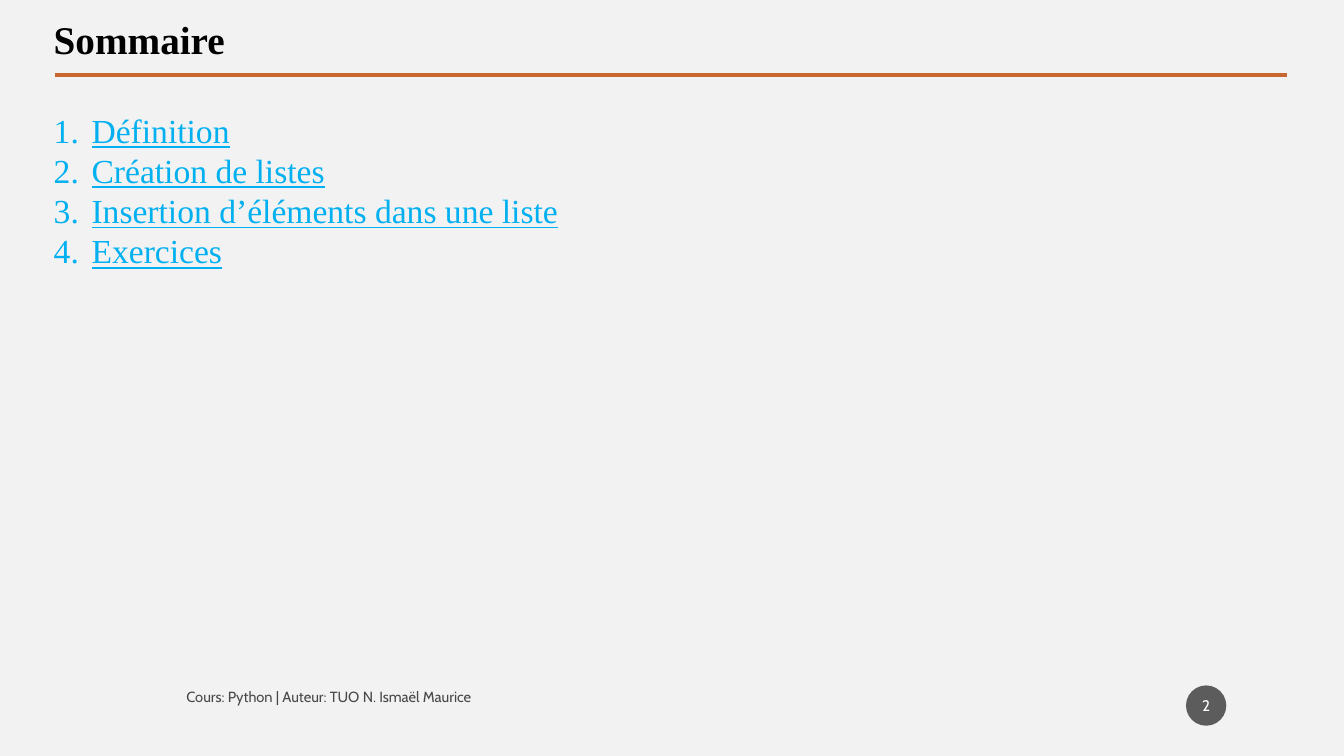
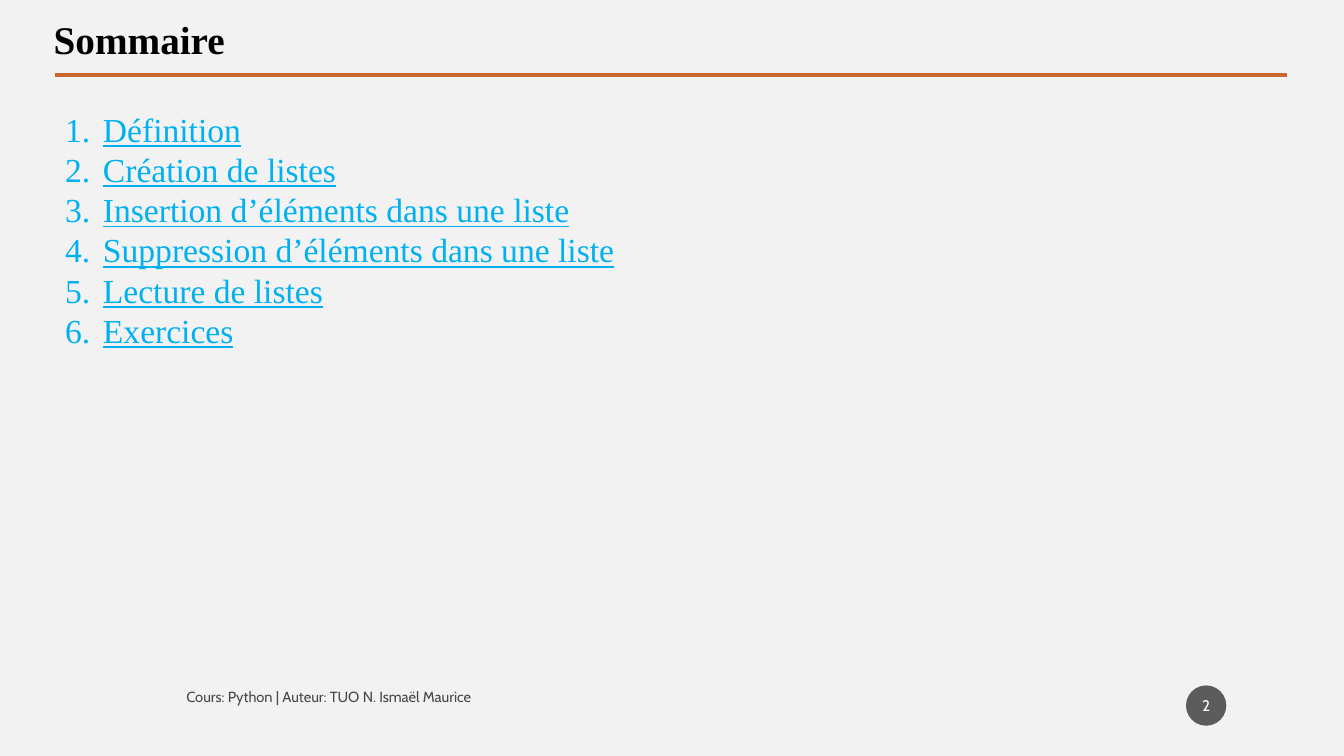
Before and after one commit to tisma95/cours-python, a slide deck: slide 2 of source/Chapitre 9 - Les listes.pptx. Drawn at 1344x756 pixels with LibreOffice and Linux fonts; fonts in the diff are those of the drawing. Boxes give left, top, right and bottom in pixels: in the first picture for what was removed or moved away, otherwise in the second. Text is boxed around its words. In the diff, an @@ line names an element or a change of style, - is before the commit and + after.

Commit message:
Feat (chp9): Chapitre sur les listes
Ajout du parcours, suppression

```diff
--- a/source/Chapitre 9 - Les listes.pptx
+++ b/source/Chapitre 9 - Les listes.pptx
@@ text "Définition": place and size @@
-text "Définition" at (92,119,558,269)
+text "Définition" at (103,118,614,348)
@@ text at (103,238,614,308): paragraphs added @@
+4. Suppression d’éléments dans une liste
+5. Lecture de listes
```
Also in this commit, not shown: 6 other slides changed, 3 slides added, 3 other files.
